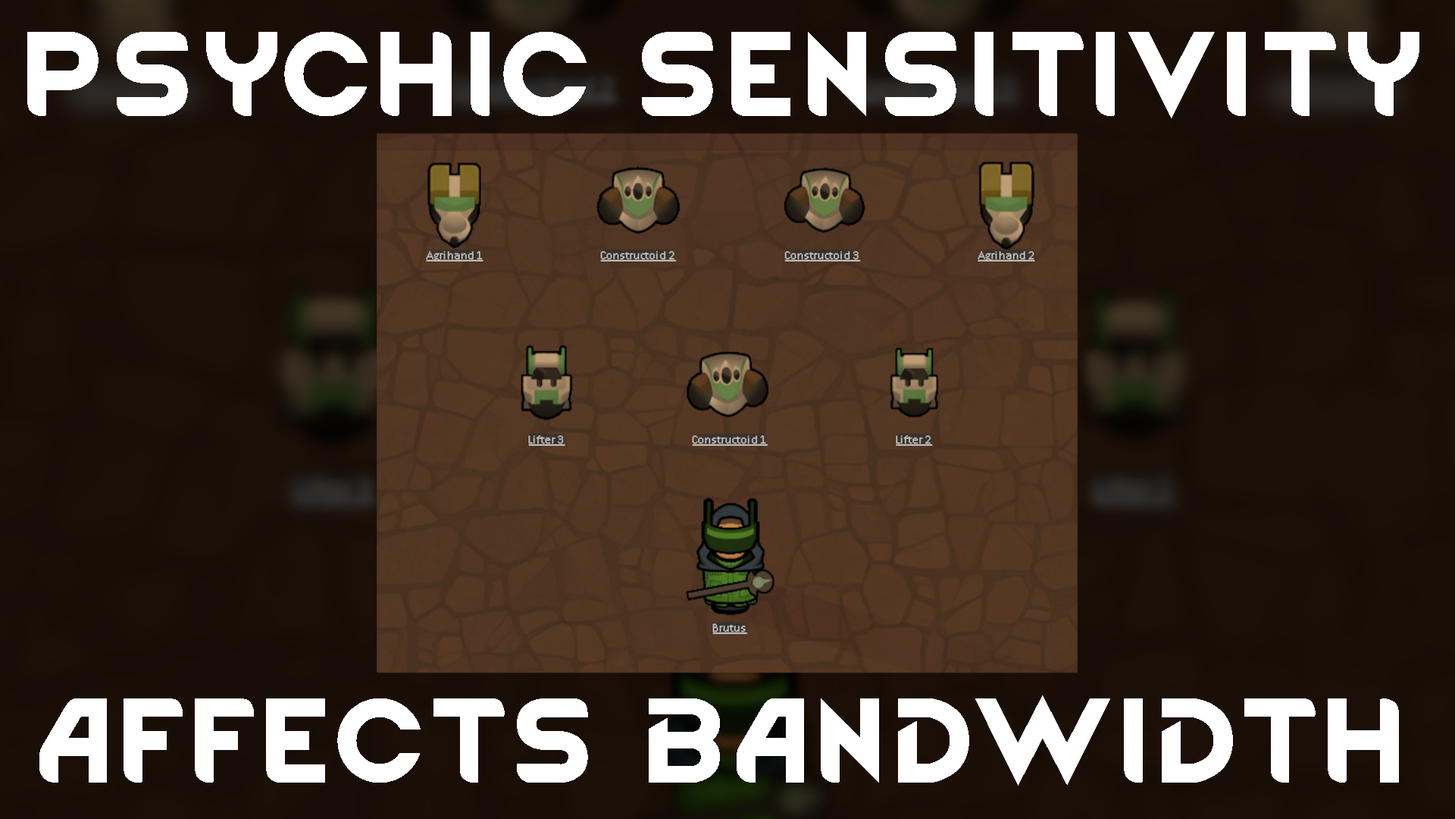
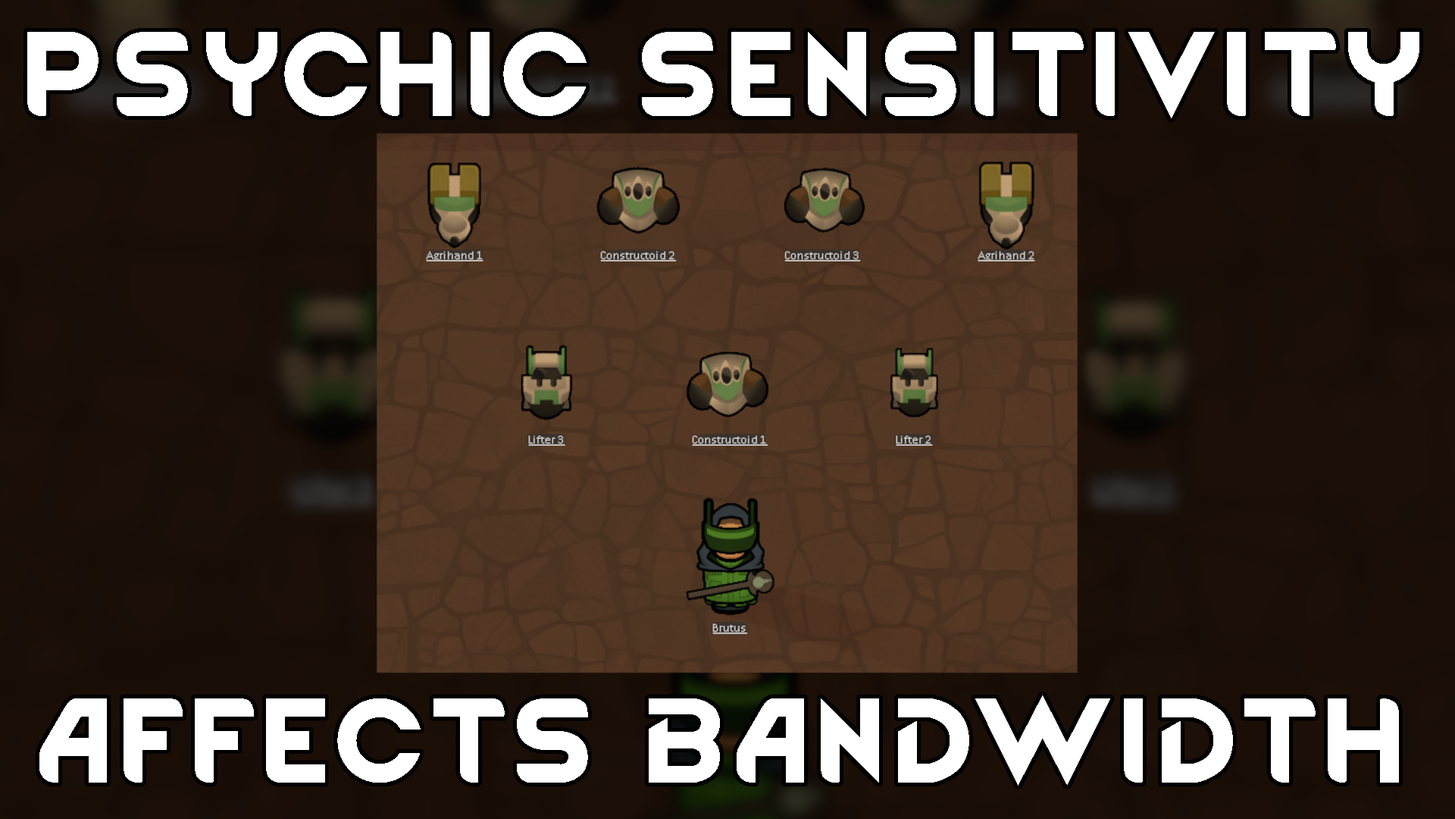
The second w=1455, h=819 image is a revision of the first. Changes to its layers:
added layer "Layer" above "Pasted Layer copy" over [23, 28, 1424, 790]
